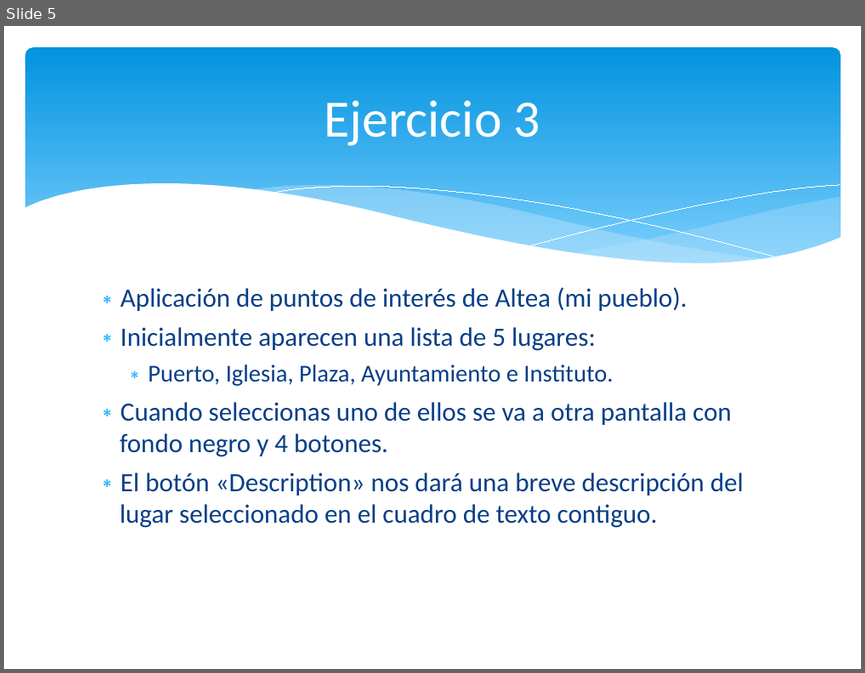
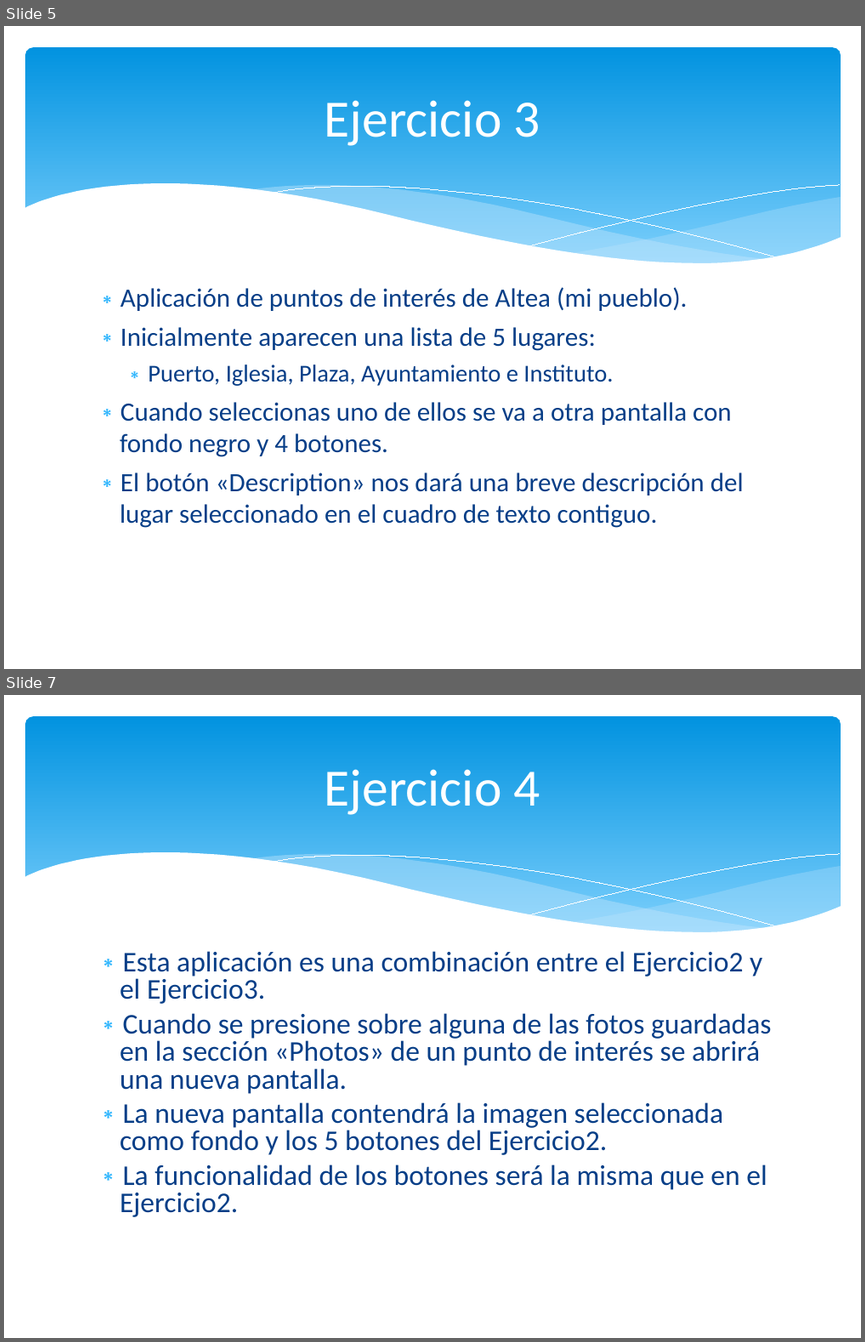
Before and after one commit to desperado1992/ivandroid, a slide deck: doc/Entrega Bloque I Android.ppt. Shown one above the other, each under a label of ours: slide 5 before the commit, slides 5 and 7 after it; the slides between them are not shown. The pictures are 865x673 and 865x1342 pixels, drawn with LibreOffice and Linux fonts; fonts in the diff are those of the drawing. Boxes give left, top, right and bottom in pixels: in the first picture for what was removed or moved away, otherwise in the second. Text is boxed around its words. In the diff, an @@ line names an element or a change of style, - is before the commit and + after.

```diff
--- a/doc/Entrega Bloque I Android.ppt
+++ b/doc/Entrega Bloque I Android.ppt
@@ slide 7 added at [4, 695, 861, 1338], background #FFFFFF; not listed: 6 template elements that a slide beside it also shows @@
@@ title added at [324, 769, 540, 815], 44 pt, text #FFFFFF @@
+Ejercicio 4
@@ text added at [120, 951, 771, 1217], 24 pt, text #073E87 @@
+∗ Esta aplicación es una combinación entre el Ejercicio2 y el Ejercicio3.
+∗ Cuando se presione sobre alguna de las fotos guardadas en la sección «Photos» de un punto de interés se abrirá una nueva pantalla.
+∗ La nueva pantalla contendrá la imagen seleccionada como fondo y los 5 botones del Ejercicio2.
+∗ La funcionalidad de los botones será la misma que en el Ejercicio2.
```
Also in this commit, not shown: 1 slide changed, 1 slide removed.
